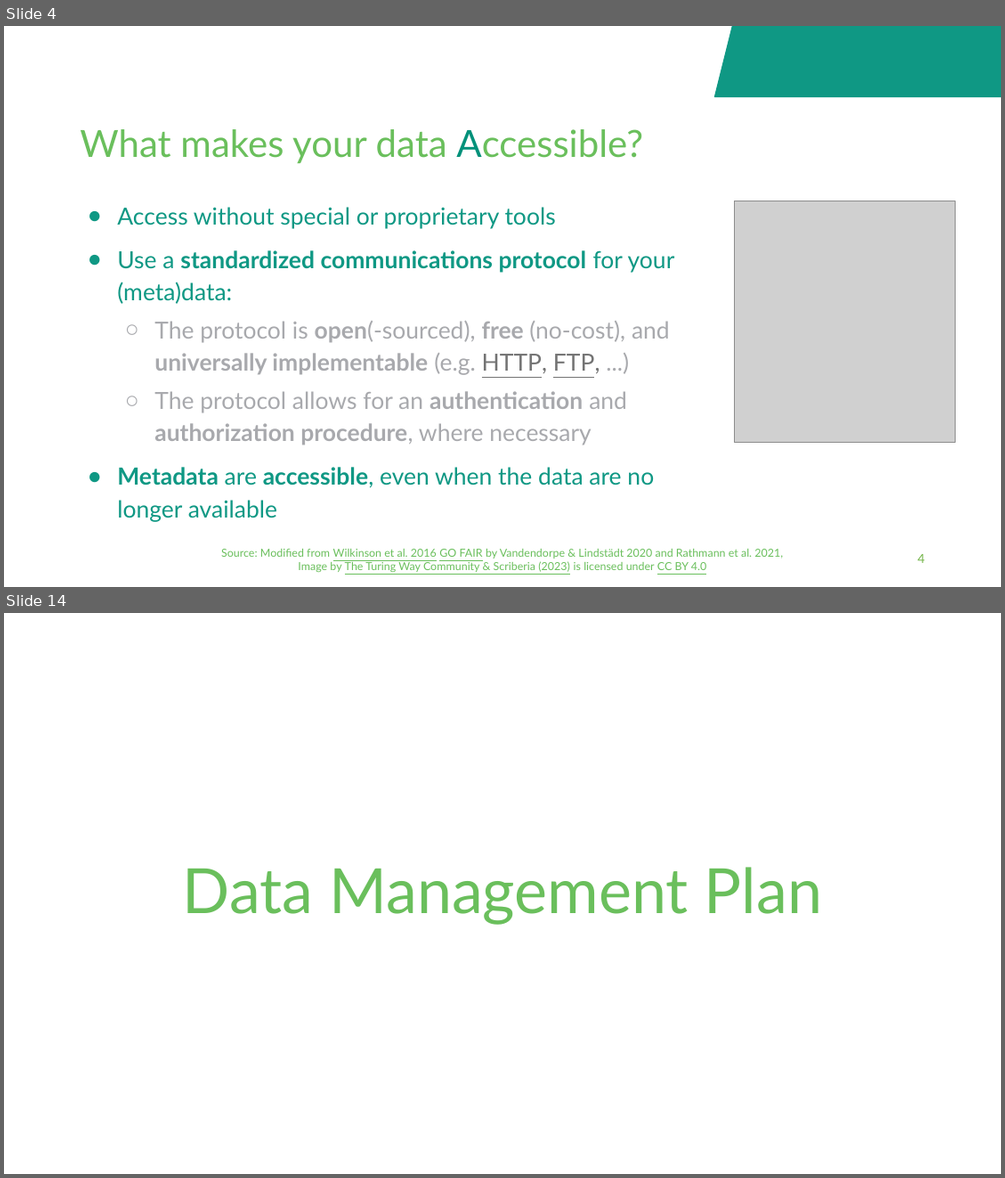
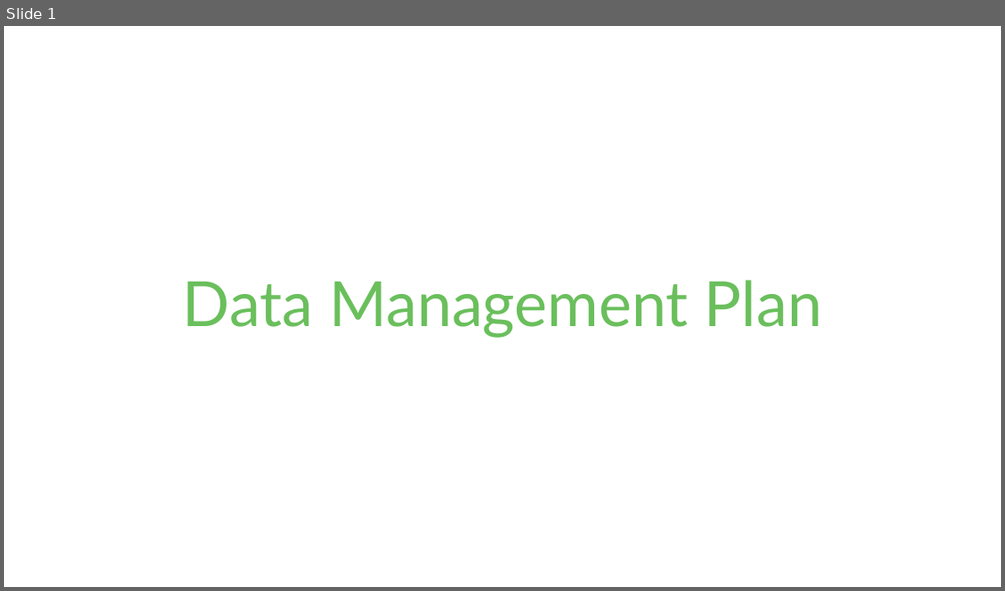
Before and after one commit to fairagro/FAIRagro_Modular-RDM-Training-Material, a slide deck: FAIRagro_Trainings_planned/2026-11_YSM_JKI/20261116-07-Plan-20min-Bosse.odp. Shown one above the other, each under a label of ours: slides 4 and 14 before the commit, slide 1 after it; the slides between them are not shown. The pictures are 1005x1178 and 1005x591 pixels, drawn with LibreOffice and Linux fonts; fonts in the diff are those of the drawing; grey boxes stand for pictures; background and template pictures are left out. Boxes give left, top, right and bottom in pixels: in the first picture for what was removed or moved away, otherwise in the second. Text is boxed around its words. In the diff, an @@ line names an element or a change of style, - is before the commit and + after.

```diff
--- a/FAIRagro_Trainings_planned/2026-11_YSM_JKI/20261116-07-Plan-20min-Bosse.odp
+++ b/FAIRagro_Trainings_planned/2026-11_YSM_JKI/20261116-07-Plan-20min-Bosse.odp
@@ slide 4 removed at (x1=4, y1=26, x2=1001, y2=587), background #FFFFFF @@
@@ parallelogram removed at (x1=715, y1=26, x2=1001, y2=97) @@
@@ title removed at (x1=80, y1=129, x2=643, y2=163) @@
-What makes your data Accessible?
@@ text removed at (x1=117, y1=207, x2=675, y2=522) @@
-● Access without special or proprietary tools
-● Use a standardized communications protocol for your (meta)data:
-  ○ The protocol is open(-sourced), free (no-cost), and universally implementable (e.g. HTTP, FTP, ...)
-  ○ The protocol allows for an authentication and authorization procedure, where necessary
-● Metadata are accessible, even when the data are no longer available
@@ picture removed at (x1=735, y1=200, x2=955, y2=442) @@
@@ text removed at (x1=221, y1=548, x2=783, y2=572) @@
-Source: Modified from Wilkinson et al. 2016 GO FAIR by Vandendorpe & Lindstädt 2020 and Rathmann et al. 2021,
-Image by The Turing Way Community & Scriberia (2023) is licensed under CC BY 4.0
@@ page number removed at (x1=917, y1=554, x2=924, y2=563) @@
-4
@@ what was slide 14 is now slide 1 @@
```
Also in this commit, not shown: 2 slides changed, 17 other slides removed, 28 other files.
